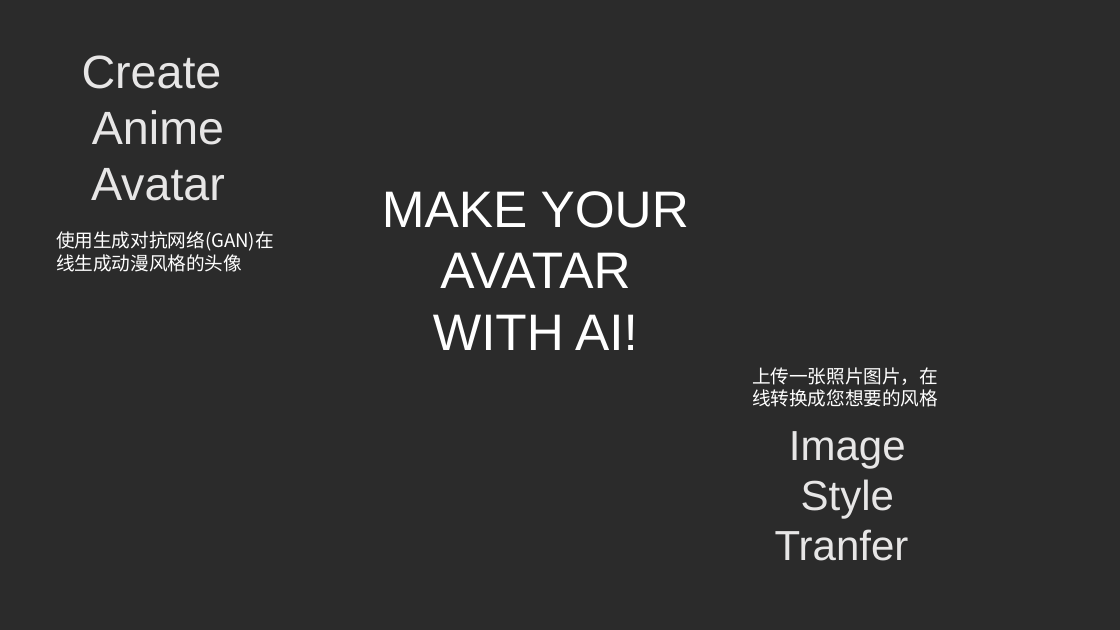
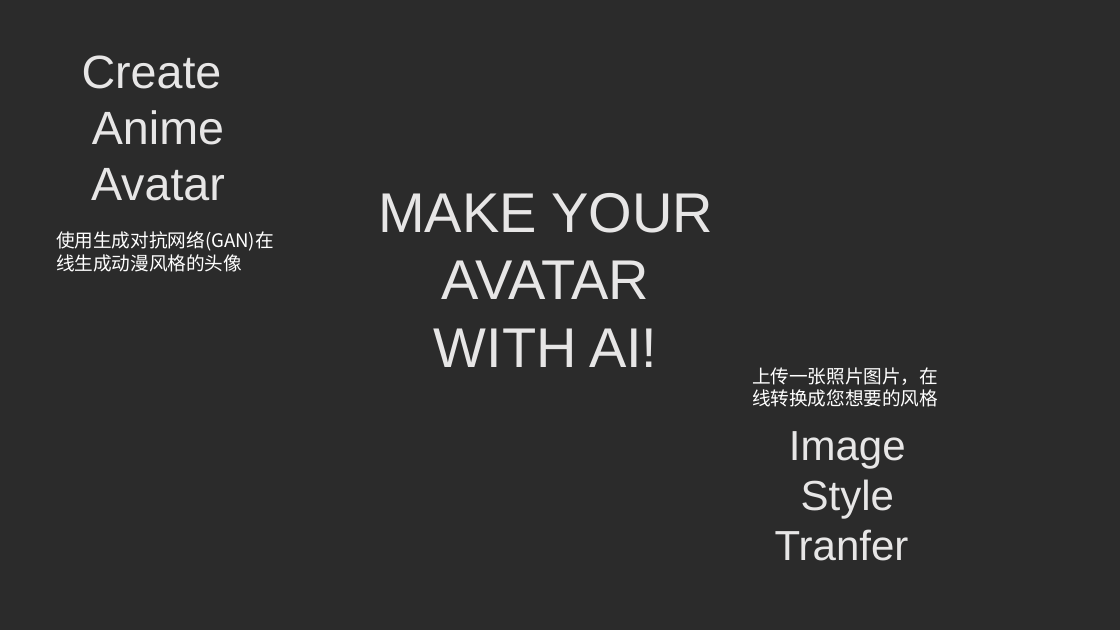
Before and after one commit to onpix/AI-Avatar-Creater, a slide deck: slide 1 of background/演示文稿1.pptx. Drawn at 1120x630 pixels with LibreOffice and Linux fonts; fonts in the diff are those of the drawing; background and template pictures are left out; a plain dark background stands for a picture behind light text. Boxes give left, top, right and bottom in pixels: in the first picture for what was removed or moved away, otherwise in the second. Text is boxed around its words. In the diff, an @@ line names an element or a change of style, - is before the commit and + after.

```diff
--- a/background/演示文稿1.pptx
+++ b/background/演示文稿1.pptx
@@ text "MAKE YOUR" at [378, 193, 713, 367]: size 44 to 48 pt, text colour #FFFFFF to #E7E6E6 @@
```
Also in this commit, not shown: 1 other file.
